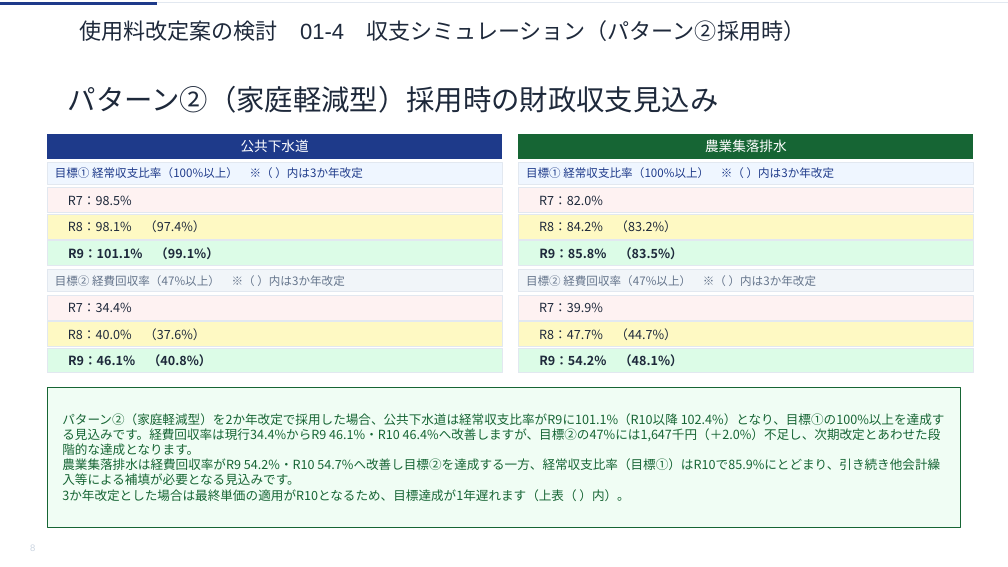
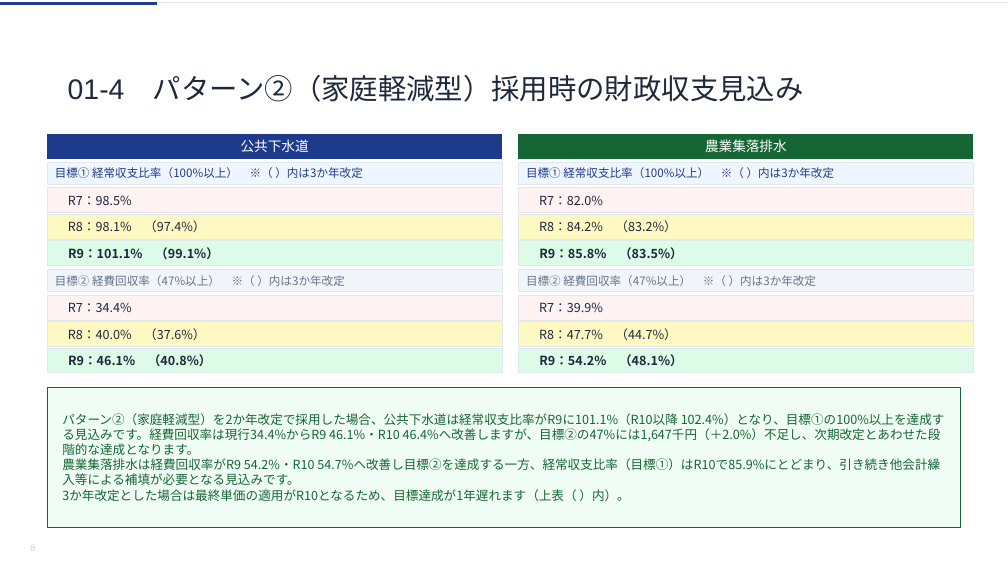
Before and after one commit to ryowakayama-gif/repository, a slide deck: slide 8 of rokko_sewage_council/output/六戸町_第2回審議会資料.pptx. Drawn at 1008x567 pixels with LibreOffice and Linux fonts; fonts in the diff are those of the drawing. Boxes give left, top, right and bottom in pixels: in the first picture for what was removed or moved away, otherwise in the second. Text is boxed around its words. In the diff, an @@ line names an element or a change of style, - is before the commit and + after.

```diff
--- a/rokko_sewage_council/output/六戸町_第2回審議会資料.pptx
+++ b/rokko_sewage_council/output/六戸町_第2回審議会資料.pptx
@@ freeform shape removed at (79, 15, 982, 47) @@
-使用料改定案の検討 01-4 収支シミュレーション（パターン②採用時）
@@ text in freeform shape at (68, 75, 804, 102): text changed @@
-パターン②（家庭軽減型）採用時の財政収支見込み
+01-4 パターン②（家庭軽減型）採用時の財政収支見込み
@@ freeform shape "01-4 パターン②（家庭軽減型）採用時の財政収支見込み": place and size @@
-freeform shape "01-4 パターン②（家庭軽減型）採用時の財政収支見込み" at (68, 70, 982, 129)
+freeform shape "01-4 パターン②（家庭軽減型）採用時の財政収支見込み" at (68, 60, 982, 118)
```
Also in this commit, not shown: 30 other slides changed, 3 other files.
